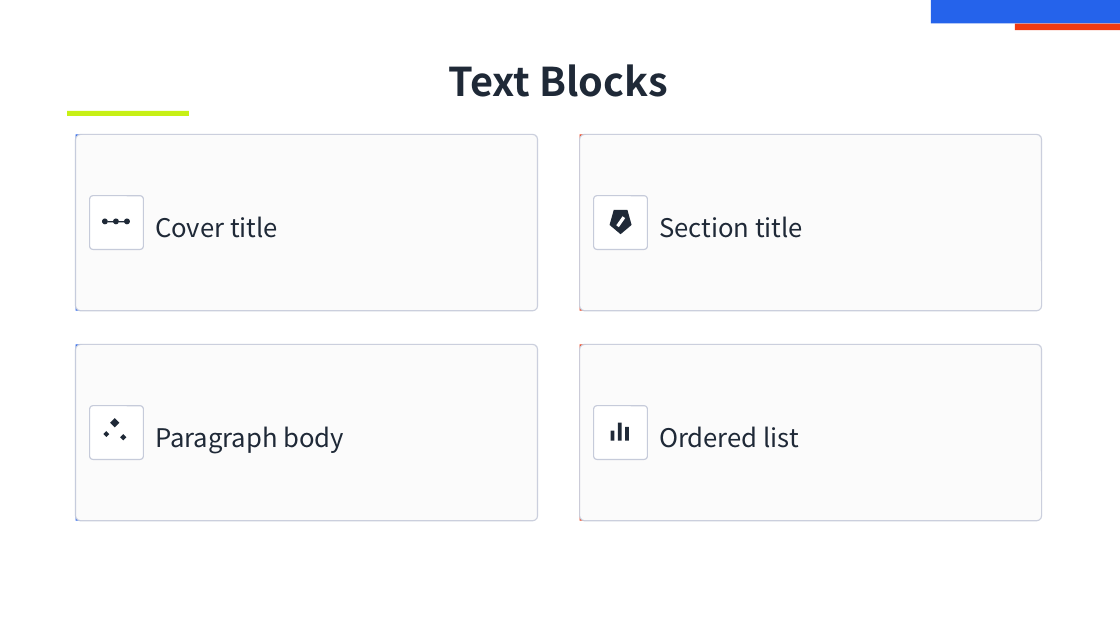
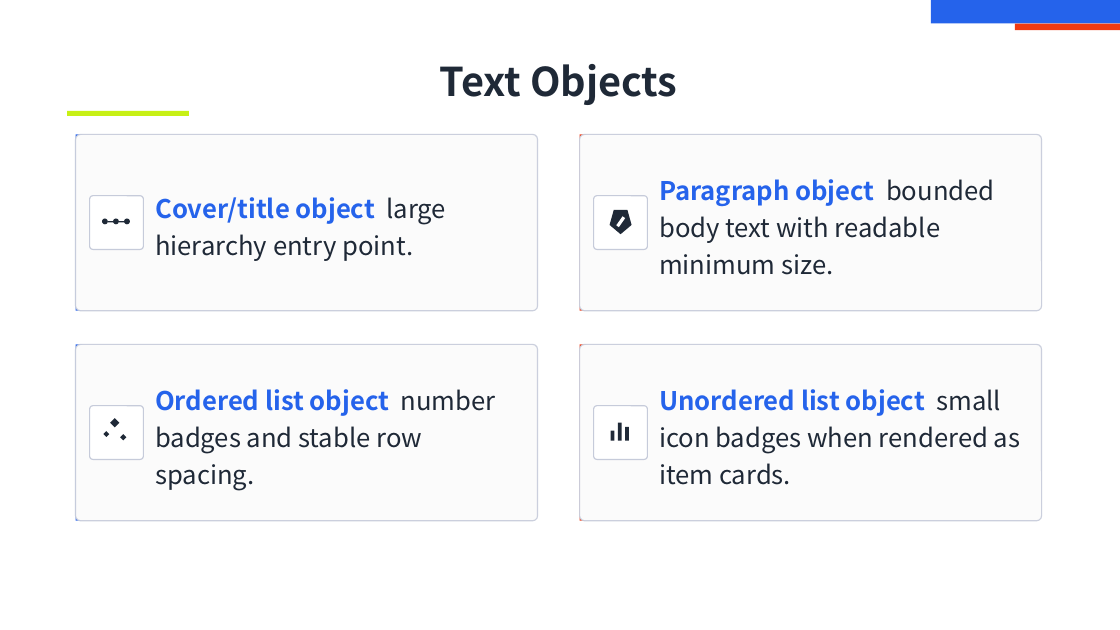
Before and after one commit to ch040602/mdpr-skill, a slide deck: slide 4 of artifacts/intro-decks/element-catalog/deck.pptx (slide 3 before the commit). Drawn at 1120x630 pixels with LibreOffice and Linux fonts; fonts in the diff are those of the drawing. Boxes give left, top, right and bottom in pixels: in the first picture for what was removed or moved away, otherwise in the second. Text is boxed around its words. In the diff, an @@ line names an element or a change of style, - is before the commit and + after.

Commit message:
Expand MDPR object catalog deck

```diff
--- a/artifacts/intro-decks/element-catalog/deck.pptx
+++ b/artifacts/intro-decks/element-catalog/deck.pptx
@@ text at bbox=[440, 64, 677, 105]: text changed @@
-Text Blocks
+Text Objects
@@ text at bbox=[659, 179, 995, 275]: text changed @@
-Section title
+Paragraph object bounded body text with readable minimum size.
@@ text at bbox=[155, 197, 446, 261]: text changed @@
-Cover title
+Cover/title object large hierarchy entry point.
@@ text at bbox=[155, 389, 496, 490]: text changed @@
-Paragraph body
+Ordered list object number badges and stable row spacing.
@@ text at bbox=[659, 389, 1020, 485]: text changed @@
-Ordered list
+Unordered list object small icon badges when rendered as item cards.
```
Also in this commit, not shown: 6 other slides changed, 15 slides added, 1 slide removed, 36 other files.
